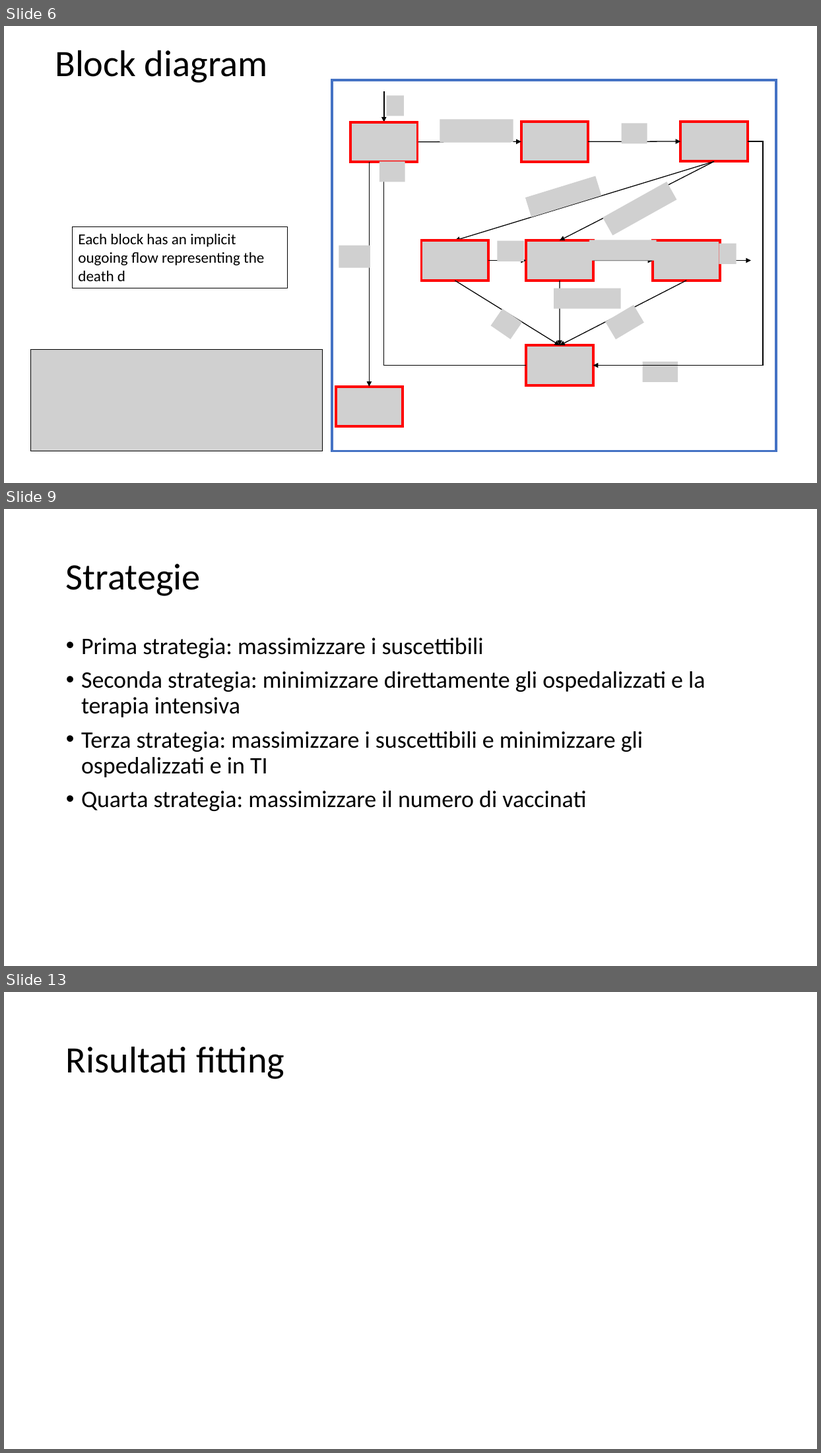
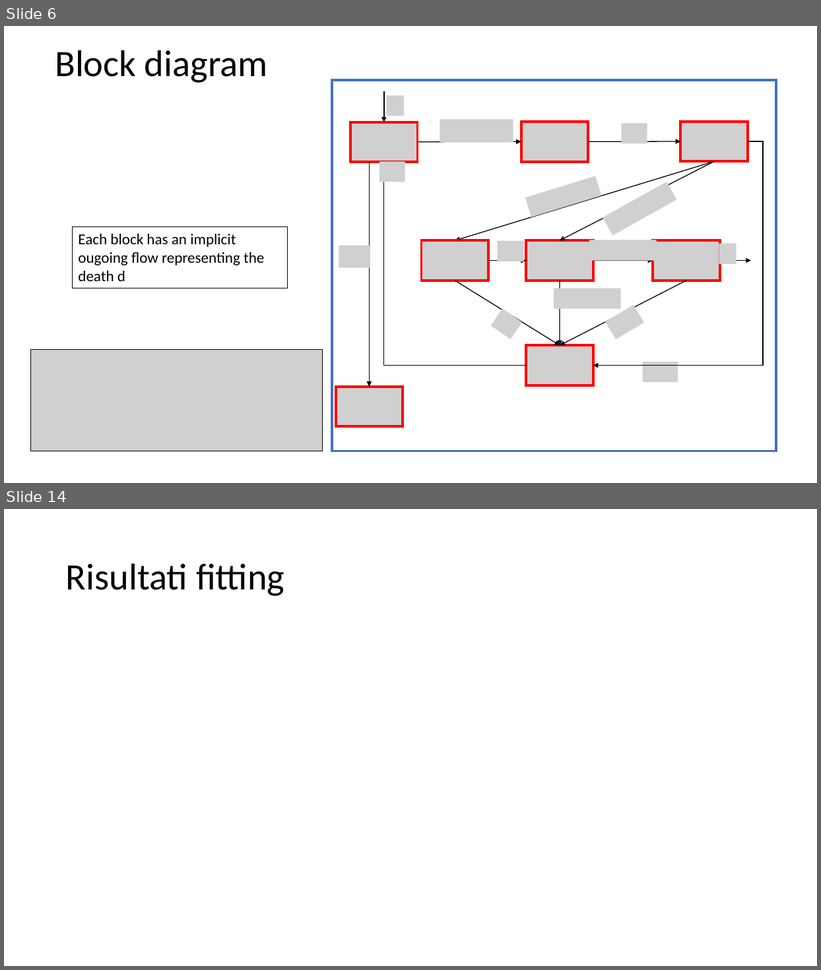
Before and after one commit to spbisc97/covid-optimal-control, a slide deck: PowerPoint/Optimal control strategies to prevent the hospital beds collapse during COVID-19 outbreak.pptx. Shown one above the other, each under a label of ours: slides 6, 9 and 13 before the commit, slides 6 and 14 after it; the slides between them are not shown. The pictures are 821x1453 and 821x970 pixels, drawn with LibreOffice and Linux fonts; fonts in the diff are those of the drawing; grey boxes stand for pictures. Boxes give left, top, right and bottom in pixels: in the first picture for what was removed or moved away, otherwise in the second. Text is boxed around its words. In the diff, an @@ line names an element or a change of style, - is before the commit and + after.

```diff
--- a/PowerPoint/Optimal control strategies to prevent the hospital beds collapse during COVID-19 outbreak.pptx
+++ b/PowerPoint/Optimal control strategies to prevent the hospital beds collapse during COVID-19 outbreak.pptx
@@ slide 9 removed at (4,509,817,966), background #FFFFFF @@
@@ title removed at (66,564,201,596) @@
-Strategie
@@ text removed at (81,638,705,811) @@
-• Prima strategia: massimizzare i suscettibili
-• Seconda strategia: minimizzare direttamente gli ospedalizzati e la terapia intensiva
-• Terza strategia: massimizzare i suscettibili e minimizzare gli ospedalizzati e in TI
-• Quarta strategia: massimizzare il numero di vaccinati
@@ what was slide 13 is now slide 14 @@
```
Also in this commit, not shown: 2 slides changed, 5 slides added, 3 other slides removed, 1 other file.
